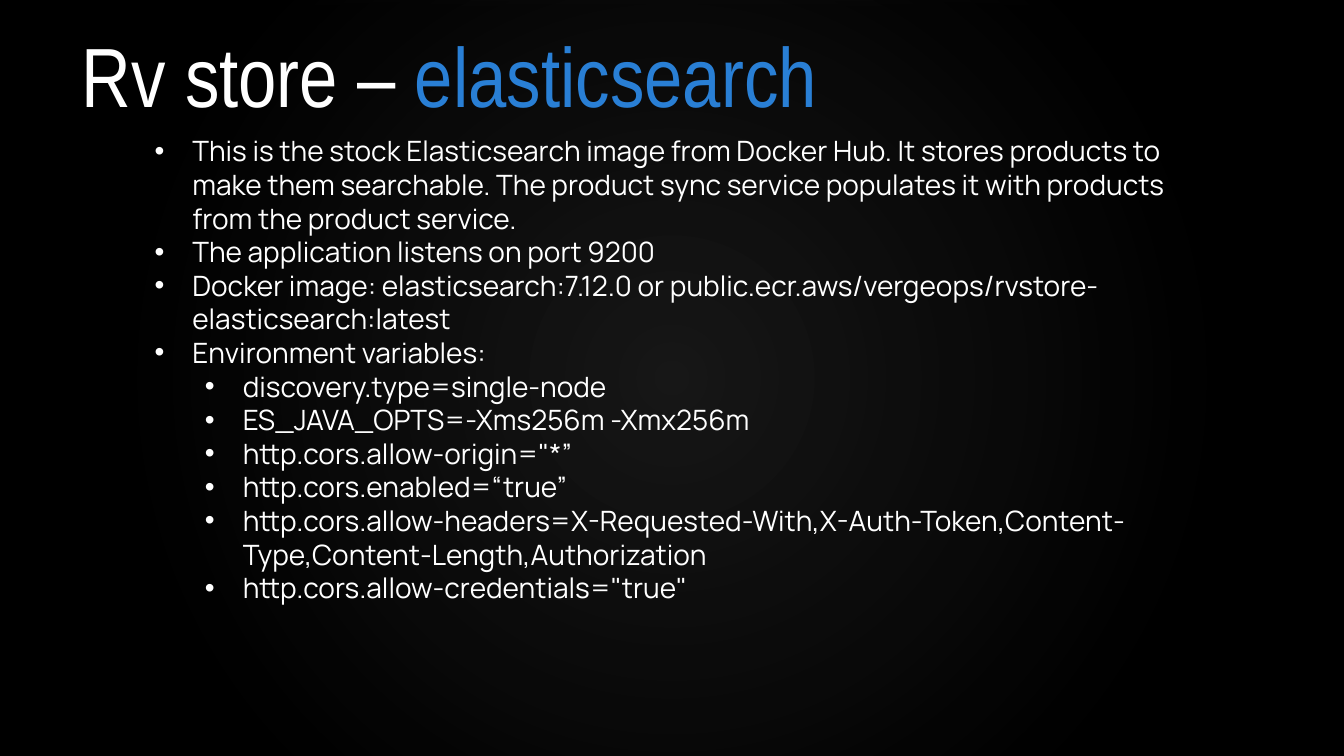
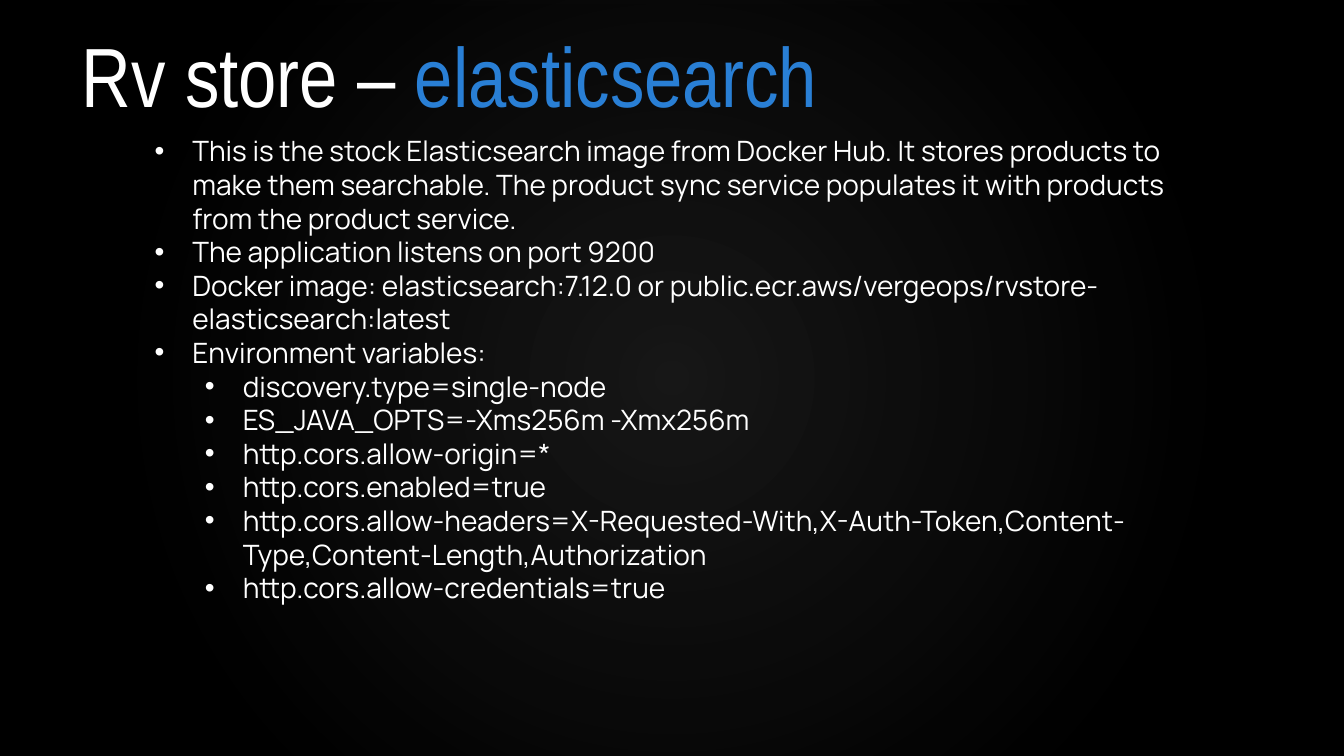
Before and after one commit to VergeOps/k8s-rvstore, a slide deck: slide 13 of rvstore_hackathon/Docker-RV Store Hackathon.pptx. Drawn at 1344x756 pixels with LibreOffice and Linux fonts; fonts in the diff are those of the drawing; background and template pictures are left out. Boxes give left, top, right and bottom in pixels: in the first picture for what was removed or moved away, otherwise in the second. Text is boxed around its words. In the diff, an @@ line names an element or a change of style, - is before the commit and + after.

```diff
--- a/rvstore_hackathon/Docker-RV Store Hackathon.pptx
+++ b/rvstore_hackathon/Docker-RV Store Hackathon.pptx
@@ text at [243, 443, 551, 504]: text changed @@
-  • http.cors.allow-origin="*”
-  • http.cors.enabled=“true”
+  • http.cors.allow-origin=*
+  • http.cors.enabled=true
@@ text at [243, 577, 666, 605]: text changed @@
-  • http.cors.allow-credentials="true"
+  • http.cors.allow-credentials=true
```
Also in this commit, not shown: 1 other slide changed, 31 other files.
